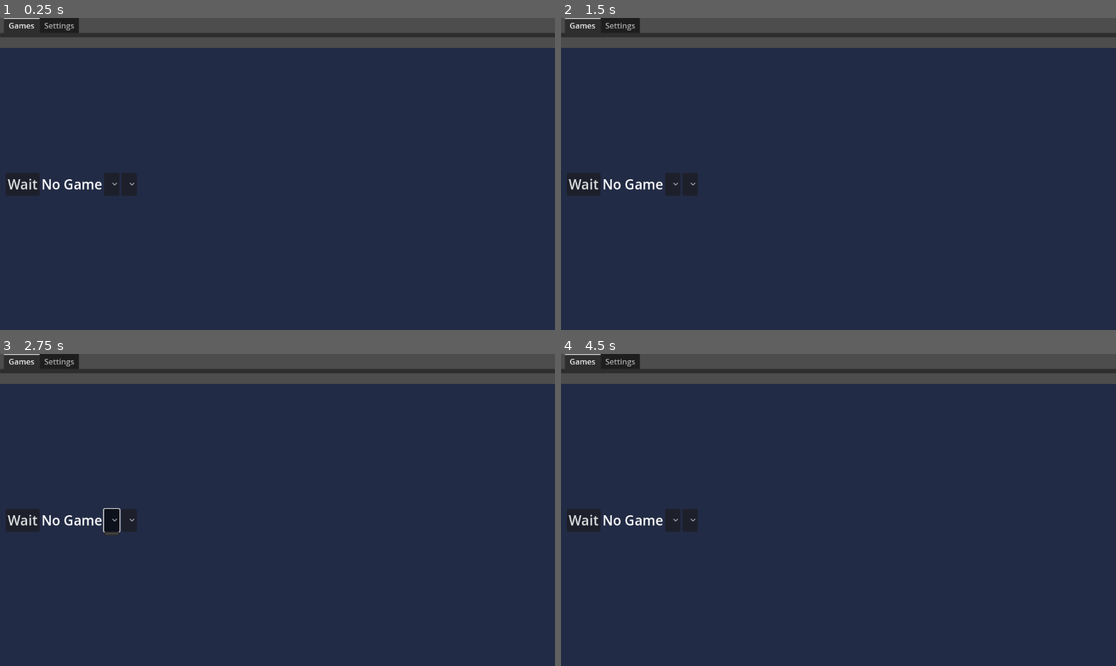
Above: before the commit, frames 1-4 (two rows, left to right).
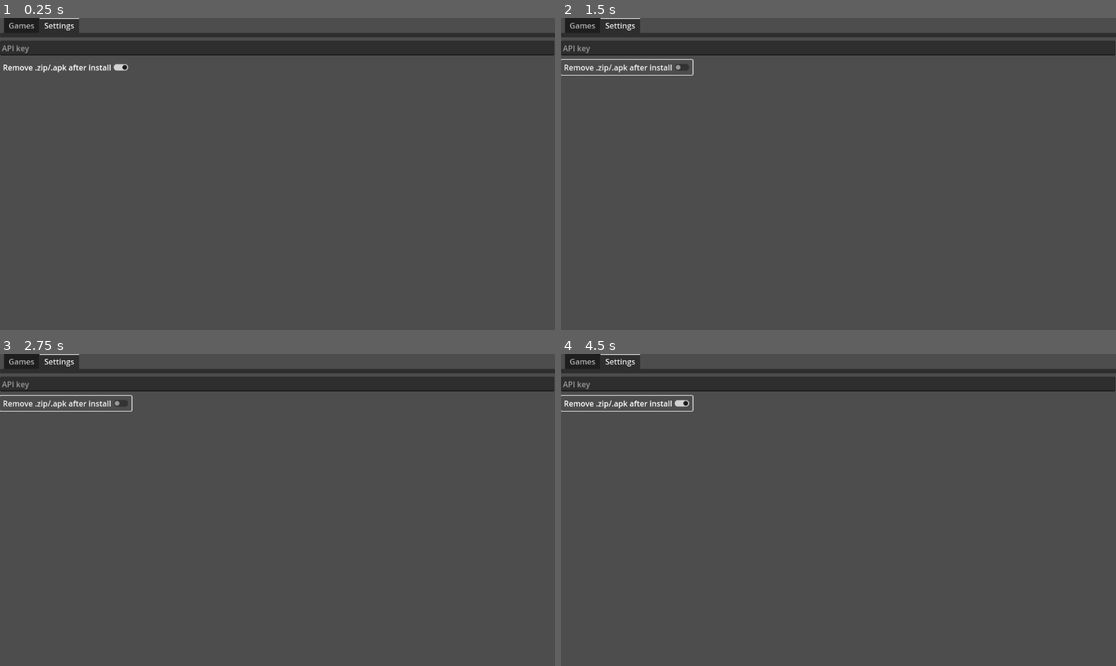
Above: after the commit, the same moments.

Repository: Ksawex4/NovaProot-Hub
Game: Godot game, scene res://scenes/main_desktop.tscn
Same seed, same stepped clock (60 frames per second), same inputs: the game is played once before the commit and once after it. The engine's default icon, where the game draws it, is replaced by a stand-in: a white triangle on a blue panel in a dark square.
Inputs (mouse positions are in pixels of both pictures, inside the frame that each line leads up to):
- Up to frame 1 (0.25 s): no input
- Up to frame 2 (1.5 s): click (583, 183) at 0.5 s, where only the run before the commit has a clickable "Wait"; click (627, 67) at 1.25 s, where only the run after the commit has a clickable "Remove .zip/.apk after install"
- Up to frame 3 (2.75 s): click (111, 519) at 2.02 s
- Up to frame 4 (4.5 s): click (688, 519) at 2.77 s; click (583, 519) at 3.5 s, where only the run before the commit has a clickable "Wait"; click (627, 403) at 4.25 s, where only the run after the commit has a clickable "Remove .zip/.apk after install"

The runs differ from the first frame. In frame 1, 91% of the frame differs, in the area x 0-100%, y 0-100%; in frame 2, 91%; in frame 3, 91%; in frame 4, 91%.

Commit message:
THIS ACTUALLY WORKS NOW :3
downloading works, launching WIP

Diff:
--- a/scenes/main_desktop.tscn
+++ b/scenes/main_desktop.tscn
@@ -16,9 +16,10 @@
 [node name="TabContainer" type="TabContainer" parent="."]
 offset_right = 1153.0
 offset_bottom = 40.0
-current_tab = 0
+current_tab = 1
 
 [node name="Games" type="TabBar" parent="TabContainer"]
+visible = false
 layout_mode = 2
 metadata/_tab_index = 0
 
@@ -86,7 +87,6 @@
 script = ExtResource("1_bwdwl")
 
 [node name="Settings" type="TabBar" parent="TabContainer"]
-visible = false
 layout_mode = 2
 script = ExtResource("7_uxsxu")
 metadata/_tab_index = 1
@@ -94,10 +94,18 @@
 [node name="GithubApiKey" type="LineEdit" parent="TabContainer/Settings"]
 layout_mode = 0
 offset_top = 16.0
-offset_right = 120.0
+offset_right = 1151.0
 offset_bottom = 47.0
 placeholder_text = "API key"
+
+[node name="RemoveAfterInstall" type="CheckButton" parent="TabContainer/Settings"]
+layout_mode = 0
+offset_top = 56.0
+offset_right = 273.0
+offset_bottom = 87.0
+text = "Remove .zip/.apk after install"
 
 [connection signal="pressed" from="TabContainer/Games/Games/GamePage/Middle/Launch" to="TabContainer/Games/Games/GamePage" method="_on_launch_pressed"]
 [connection signal="item_selected" from="TabContainer/Games/Games/GamePage/Middle/Versions" to="TabContainer/Games/Games/GamePage" method="_on_versions_item_selected"]
 [connection signal="text_submitted" from="TabContainer/Settings/GithubApiKey" to="TabContainer/Settings" method="_on_github_api_key_text_submitted"]
+[connection signal="toggled" from="TabContainer/Settings/RemoveAfterInstall" to="TabContainer/Settings" method="_on_remove_after_install_toggled"]
--- a/scripts/globals/FileManager.gd
+++ b/scripts/globals/FileManager.gd
@@ -5,11 +5,22 @@
 	return DirAccess.dir_exists_absolute("user://games/%s/%s" % [game_id, version])
 
 
-func download_game(game_id: String, version: String, game_release: Dictionary, os: String) -> void:
+func download_game(game_id: String, version: String, game_release: Dictionary, os: String) -> bool:
 	print(game_release)
+	print("game-id: %s\nversion: %s\ngame_release: %s\nos: %s" % [game_id, version, game_release, os])
 	var assets: Dictionary = game_release.get("assets", {})
 	var game_url: String = assets.get(os, "")
 	if game_url == "":
-		return
-	var _install_path := "user://games/%s/%s" % [game_id, version]
-	var _download_path := await GithubApiMan.download_game(game_url)
+		return false
+	var install_path := "user://games/%s/%s" % [game_id, version]
+	var download_path := await GithubApiMan.download_game(game_url, "%s-%s.zip" % [game_id, version] ,"user://downloads")
+
+	if not FileAccess.file_exists(download_path):
+		print("File doesn't exist!!")
+		return false
+
+	if game_version_exists(game_id, version):
+		DirAccess.remove_absolute("user://games/%s/%s" % [game_id, version])
+
+	ZipMan.unzip_to_directory(download_path, install_path)
+	return true
--- a/scripts/globals/GamesManager.gd
+++ b/scripts/globals/GamesManager.gd
@@ -7,7 +7,7 @@
 
 
 func _ready() -> void:
-	var response = await HttpMan.request("http://localhost:12345/games.json", true, false)
+	var response = await HttpMan.request("http://localhost:12345/games.json", true)
 	var err = response["error"]
 	if err != OK:
 		print("error with http request: ", err)
--- a/scripts/globals/GithubApiMan.gd
+++ b/scripts/globals/GithubApiMan.gd
@@ -4,12 +4,21 @@
 const RELEASE_URL = "https://api.github.com/repos/REPO/releases/tags/TAG"
 var Api_key: String = ""
 
+func _ready() -> void:
+	var data := SaveMan.get_data_from_file("config.nova")
+	GithubApiMan.Api_key = data.get("api_key", "")
+	ZipMan.Remove_after_install = data.get("remove_after_install", true)
+
+
 ## repository has to be Author/Repository for example "Ksawex4/Block-Jumper
 func get_repo_tags(repository: String) -> Array:
 	var url := TAGS_URL.replace("REPO", repository)
-	var response := await HttpMan.request(url, true, false)
+	var response := await HttpMan.request(url, true)
 
-	print(response)
+	if response["error"] != HttpMan.NovaError.SUCESS:
+		print("request_file failed ", response["error"])
+		return []
+
 	if not response["data"] is Array:
 		return []
 
@@ -23,7 +32,12 @@
 
 func get_repo_version(repository: String, version: String) -> Dictionary:
 	var url := RELEASE_URL.replace("REPO", repository).replace("TAG", version)
-	var responsee := await HttpMan.request(url, true, false)
+	var responsee := await HttpMan.request(url, true)
+
+	if responsee["error"] != HttpMan.NovaError.SUCESS:
+		print("request_file failed ", responsee["error"])
+		return {}
+
 	var response = responsee["data"]
 
 	if response is Dictionary:
@@ -34,7 +48,8 @@
 		for asset in response.get("assets"):
 			var asset_name: String = asset.get("name")
 			asset_name = asset_name.to_lower()
-			var asset_url: String = asset.get("url")
+			var asset_url: String = asset.get("browser_download_url")
+			print(asset_url)
 			if asset_name.ends_with(".apk"):
 				game_downloads.set("Android", asset_url)
 				continue
@@ -51,16 +66,19 @@
 
 
 ## return an empty string if failed, else returns the path of the downloaded file for the game
-func download_game(url: String, save_file_path: String = "user://downloads/") -> String:
+func download_game(url: String, file_name: String, save_file_path: String = "user://downloads/") -> String:
 	print("download begin")
-	var downloaded_file_path := save_file_path + url.get_file()
+	var downloaded_file_path := save_file_path + "/" + file_name
 
-	var file_path = await HttpMan.request(url, true, true, downloaded_file_path)
-	print(file_path, " ", downloaded_file_path, " ", file_path == downloaded_file_path)
+	var response = await HttpMan.request_file(url, file_name, true, save_file_path)
 
-	if not FileAccess.file_exists(downloaded_file_path):
-		push_error("Downloaded file, missing after write: ", downloaded_file_path)
+	if response["error"] != HttpMan.NovaError.SUCESS:
+		print("request_file failed ", response["error"])
 		return ""
+
+	var file_path = response.get("data")
+	print(file_path, " ", downloaded_file_path, " ", file_path == downloaded_file_path, " ", response["error"])
+	print(FileAccess.file_exists(file_path))
 
 	print("download finish")
 	return downloaded_file_path
--- a/scripts/globals/HttpManager.gd
+++ b/scripts/globals/HttpManager.gd
@@ -4,6 +4,8 @@
 	SUCESS,
 	WRONG_RESPONSE,
 	PARSE_ERROR,
+	DOWNLOAD_FAIL,
+	STATUS_NOT_DISCONNECTED,
 }
 @onready var Http_requester := HTTPRequest.new()
 
@@ -11,7 +13,7 @@
 	add_child(Http_requester)
 
 ## [0] is NovaError, [1] is return
-func request(url: String, include_github_api: bool = true, download_to_file: bool=false, download_path: String="user://") -> Dictionary:
+func old_request(url: String, include_github_api: bool = true, download_to_file: bool=false, download_path: String="user://") -> Dictionary:
 	# Headers
 	var headers := []
 	if include_github_api:
@@ -34,7 +36,7 @@
 
 	var result = await Http_requester.request_completed
 	if result[0] != OK or result[1] != 200:
-		print("Failed, result: %s, response_code: %s" % [result[0], result[1]])
+		print("Failed, result: %s,result_code: %s" % [result[0], result[1]])
 		return {"error": NovaError.WRONG_RESPONSE, "data": null}
 
 
@@ -50,3 +52,61 @@
 	var response = json.get_data()
 
 	return {"error": NovaError.SUCESS, "data": response}
+
+
+func request(url: String, include_github_api: bool = false) -> Dictionary:
+	if Http_requester.get_http_client_status() != HTTPClient.STATUS_DISCONNECTED:
+		return {"error": NovaError.STATUS_NOT_DISCONNECTED, "data": null}
+	var headers := PackedStringArray([])
+	if include_github_api:
+		headers = PackedStringArray([
+		"Accept: application/vnd.github.v3+json",
+		"Authorization: token " + GithubApiMan.Api_key
+	])
+
+	print("request url: ",url)
+	Http_requester.download_file = ""
+	Http_requester.request(url, headers)
+	var result = await Http_requester.request_completed
+
+	if result[0] != OK or result[1] != 200:
+		print("Failed, result: %s,result_code: %s" % [result[0], result[1]])
+		return {"error": NovaError.WRONG_RESPONSE, "data": null}
+
+	var json = JSON.new()
+	var err = json.parse(result[3].get_string_from_utf8())
+	if err != OK:
+		print("Failed to parse: ", err)
+		return {"error": NovaError.PARSE_ERROR, "data": null}
+	var response = json.get_data()
+
+	return {"error": NovaError.SUCESS, "data": response}
+
+
+func request_file(url: String, file_name: String, include_github_api: bool = false, download_file_path: String="user://downloads") -> Dictionary:
+	var headers := PackedStringArray([])
+	if include_github_api:
+		headers = PackedStringArray([
+		"Accept: application/vnd.github.v3+json",
+		"Authorization: token " + GithubApiMan.Api_key
+	])
+
+	if not DirAccess.dir_exists_absolute(download_file_path):
+		DirAccess.make_dir_recursive_absolute(download_file_path)
+	var file_save_path = download_file_path + "/" +file_name
+
+	print("request_file url: ",url)
+	Http_requester.download_file = download_file_path + "/" + file_name
+	Http_requester.request(url, headers)
+	var result = await Http_requester.request_completed
+
+
+
+	if result[0] != OK or result[1] != 200:
+		print("Failed, result: %s,result_code: %s" % [result[0], result[1]])
+		return {"error": NovaError.WRONG_RESPONSE, "data": null}
+
+	if not FileAccess.file_exists(file_save_path):
+		print("Downloaded file, missing after write: ", file_save_path)
+
+	return {"error": NovaError.SUCESS, "data": file_save_path}
--- a/scripts/globals/ZipManager.gd
+++ b/scripts/globals/ZipManager.gd
@@ -1,10 +1,14 @@
 extends Node
 
+var Remove_after_install
 func unzip_to_directory(path_to_zip: String, unzip_path: String="user://") -> void:
 	var reader := ZIPReader.new()
 	if not FileAccess.file_exists(path_to_zip):
 		push_warning("file_doesn't exist ", path_to_zip)
 		return
+
+	if not DirAccess.dir_exists_absolute(unzip_path):
+		DirAccess.make_dir_recursive_absolute(unzip_path)
 
 	var root_dir := DirAccess.open(unzip_path)
 
@@ -19,3 +23,6 @@
 		var file = FileAccess.open(root_dir.get_current_dir().path_join(file_path), FileAccess.WRITE)
 		var buffer = reader.read_file(file_path)
 		file.store_buffer(buffer)
+
+	if Remove_after_install and DirAccess.dir_exists_absolute(unzip_path) and FileAccess.file_exists(path_to_zip):
+		DirAccess.remove_absolute(path_to_zip)
--- a/scripts/launch.gd
+++ b/scripts/launch.gd
@@ -2,9 +2,10 @@
 
 enum States {
 	LAUNCH,
-	DOWNLOAD
+	DOWNLOAD,
+	WAITING
 }
-var State: States = States.DOWNLOAD
+var State: States = States.WAITING
 
 
 func update_state(game_id: String, version: String) -> void:
@@ -21,4 +22,7 @@
 		States.LAUNCH:
 			pass
 		States.DOWNLOAD:
-			FileMan.download_game(game_id, version, game_release, os)
+			State = States.WAITING
+			text = "Wait"
+			await FileMan.download_game(game_id, version, game_release, os)
+			update_state(game_id, version)
--- a/scripts/settings.gd
+++ b/scripts/settings.gd
@@ -1,11 +1,13 @@
 extends TabBar
 
-
 func _ready() -> void:
-	var data := SaveMan.get_data_from_file("config.nova")
-	GithubApiMan.Api_key = data.get("api_key", "")
-
+	$GithubApiKey.text = GithubApiMan.Api_key
+	$RemoveAfterInstall.set_pressed_no_signal(ZipMan.Remove_after_install)
 
 func _on_github_api_key_text_submitted(new_text: String) -> void:
 	GithubApiMan.Api_key = new_text
-	SaveMan.save_file("config.nova", { "api_key": GithubApiMan.Api_key })
+	SaveMan.save_file("config.nova", { "api_key": GithubApiMan.Api_key, "remove_after_install": ZipMan.Remove_after_install })
+
+
+func _on_remove_after_install_toggled(toggled_on: bool) -> void:
+	ZipMan.Remove_after_install = toggled_on
